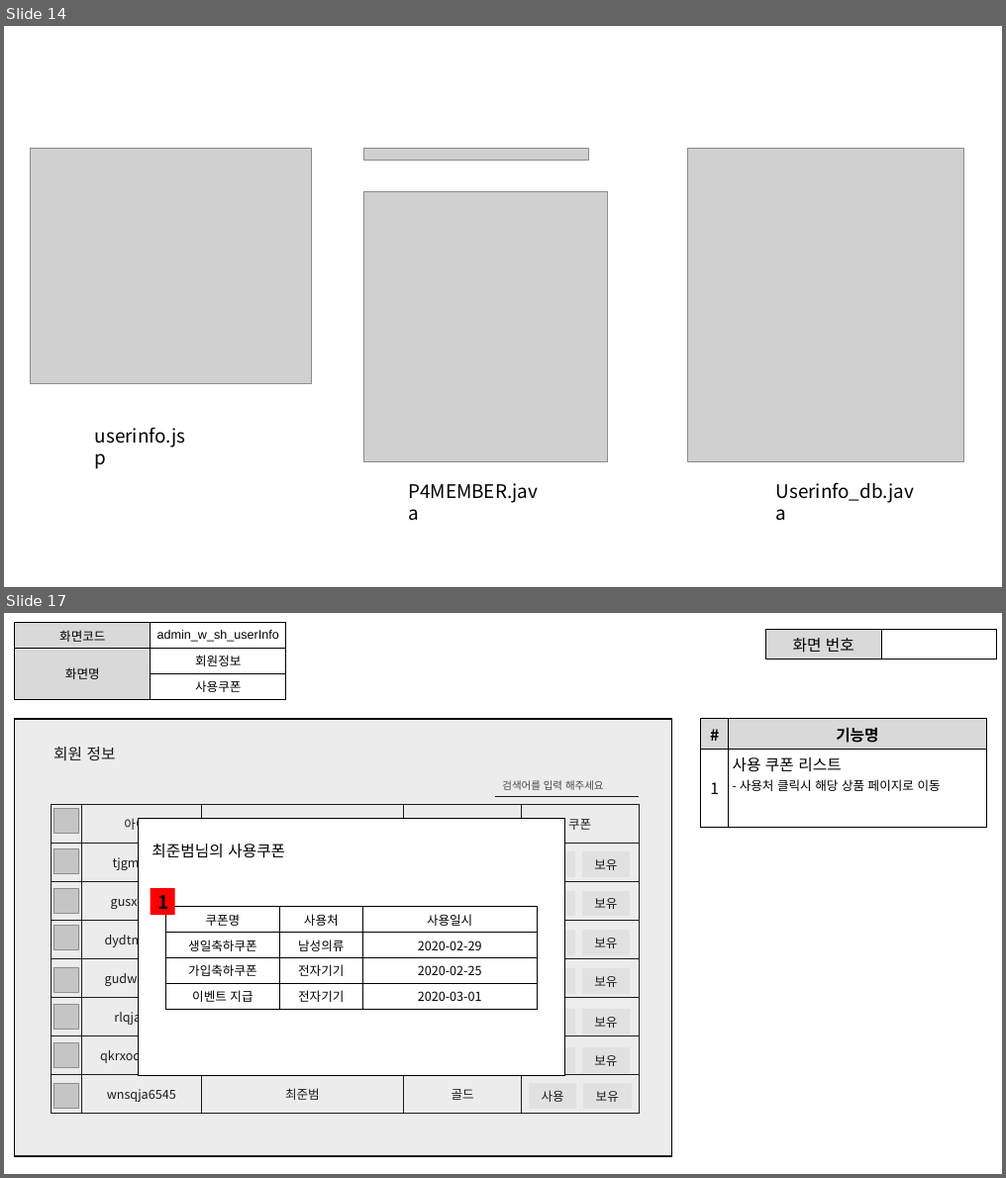
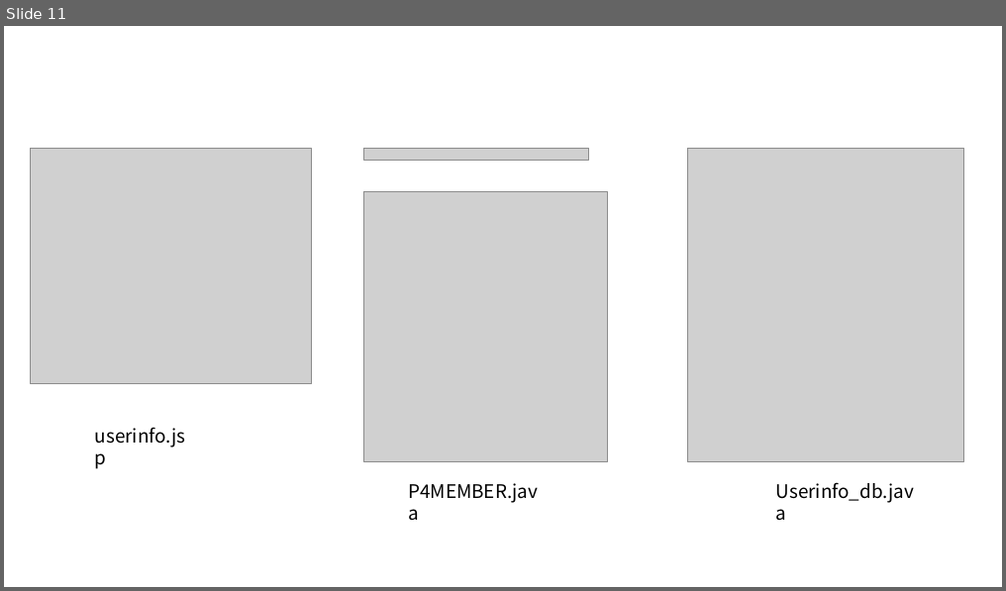
Before and after one commit to ezenteam2/RentalEquip, a slide deck: 0 발표용 파워포인트/0327 4차발표/0327 project04 - 파워포인트 - 서희.pptx. Shown one above the other, each under a label of ours: slides 14 and 17 before the commit, slide 11 after it; the slides between them are not shown. The pictures are 1006x1178 and 1006x591 pixels, drawn with LibreOffice and Linux fonts; fonts in the diff are those of the drawing; grey boxes stand for pictures. Boxes give left, top, right and bottom in pixels: in the first picture for what was removed or moved away, otherwise in the second. Text is boxed around its words. In the diff, an @@ line names an element or a change of style, - is before the commit and + after.

```diff
--- a/0 발표용 파워포인트/0327 4차발표/0327 project04 - 파워포인트 - 서희.pptx
+++ b/0 발표용 파워포인트/0327 4차발표/0327 project04 - 파워포인트 - 서희.pptx
@@ slide 17 removed at (4,613,1002,1174), background #FFFFFF @@
@@ table removed at (15,623,285,696), 3 rows, 2 columns @@
-화면코드 | admin_w_sh_userInfo
-화면명 | 회원정보
- | 사용쿠폰
@@ table removed at (766,630,997,657), 1 rows, 2 columns @@
-화면 번호 | 
@@ rectangle removed at (15,719,672,1157) @@
@@ rectangle removed at (15,719,672,1157) @@
@@ table removed at (701,719,986,827), 2 rows, 2 columns @@
-# | 기능명
-1 | 사용 쿠폰 리스트 / - 사용처 클릭시 해당 상품 페이지로 이동
@@ rectangle removed at (33,741,136,768) @@
-회원 정보
@@ table removed at (495,774,639,794), 1 rows, 1 columns @@
-검색어를 입력 해주세요
@@ table removed at (52,804,640,1114), 8 rows, 5 columns @@
- | 아이디 | 이름 | 등급 | 쿠폰
- | tjgml5151 | 유서희 | 일반 | 
- | gusxo3553 | 김현태 | 실버 | 
- | dydtmd6565 | 김용승 | 골드 | 
- | gudwns3533 | 이형준 | VIP | 
- | rlqja5253 | 권기범 | VVIP | 
- | qkrxodyd6455 | 박태용 | 일반 | 
- | wnsqja6545 | 최준범 | 골드 | 
@@ picture removed at (54,808,79,833) @@
@@ rectangle removed at (138,819,565,1075) @@
-최준범님의 사용쿠폰
@@ picture removed at (54,850,79,874) @@
@@ table removed at (528,852,575,1106), 1 rows, 1 columns @@
-사용
@@ table removed at (582,852,630,874), 1 rows, 1 columns @@
-보유
@@ picture removed at (54,888,79,913) @@
@@ rectangle removed at (150,888,174,915) @@
-1
@@ table removed at (165,906,537,1006), 4 rows, 3 columns @@
-쿠폰명 | 사용처 | 사용일시
-생일축하쿠폰 | 남성의류 | 2020-02-29
-가입축하쿠폰 | 전자기기 | 2020-02-25
-이벤트 지급 | 전자기기 | 2020-03-01
@@ table removed at (528,891,575,913), 1 rows, 1 columns @@
-사용
@@ table removed at (582,891,630,913), 1 rows, 1 columns @@
-보유
@@ picture removed at (54,925,79,950) @@
@@ table removed at (528,930,575,953), 1 rows, 1 columns @@
-사용
@@ table removed at (582,930,630,953), 1 rows, 1 columns @@
-보유
@@ picture removed at (54,967,79,992) @@
@@ table removed at (528,968,575,991), 1 rows, 1 columns @@
-사용
@@ table removed at (582,968,630,991), 1 rows, 1 columns @@
-보유
@@ picture removed at (54,1004,79,1029) @@
@@ table removed at (528,1009,575,1032), 1 rows, 1 columns @@
-사용
@@ table removed at (582,1009,630,1032), 1 rows, 1 columns @@
-보유
@@ picture removed at (54,1044,79,1068) @@
@@ table removed at (528,1048,575,1070), 1 rows, 1 columns @@
-사용
@@ table removed at (582,1048,630,1070), 1 rows, 1 columns @@
-보유
@@ picture removed at (54,1083,79,1108) @@
@@ table removed at (529,1084,576,1106), 1 rows, 1 columns @@
-사용
@@ table removed at (583,1084,632,1106), 1 rows, 1 columns @@
-보유
@@ what was slide 14 is now slide 11 @@
```
Also in this commit, not shown: 5 other slides removed, 4 other files.
